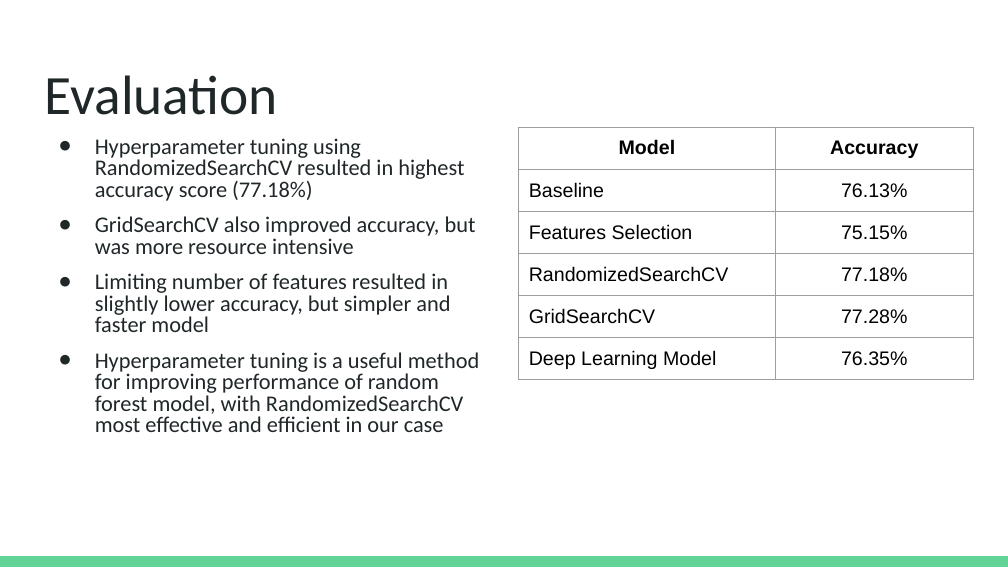
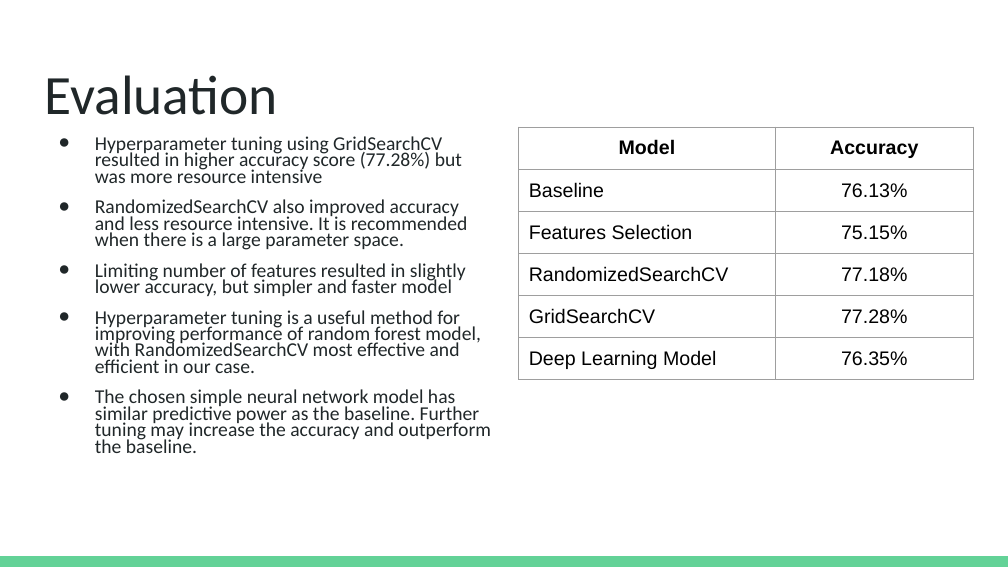
Before and after one commit to lfraccaro1/fintech_project_2, a slide deck: slide 11 of Fintech Project 2 Slides.pptx. Drawn at 1008x567 pixels with LibreOffice and Linux fonts; fonts in the diff are those of the drawing. Boxes give left, top, right and bottom in pixels: in the first picture for what was removed or moved away, otherwise in the second. Text is boxed around its words. In the diff, an @@ line names an element or a change of style, - is before the commit and + after.

```diff
--- a/Fintech Project 2 Slides.pptx
+++ b/Fintech Project 2 Slides.pptx
@@ text at [95, 136, 468, 250]: text changed; size 15.9 to 14 pt @@
-● Hyperparameter tuning using RandomizedSearchCV resulted in highest accuracy score (77.18%)
-● GridSearchCV also improved accuracy, but was more resource intensive
+● Hyperparameter tuning using GridSearchCV resulted in higher accuracy score (77.28%) but was more resource intensive
+● RandomizedSearchCV also improved accuracy and less resource intensive. It is recommended when there is a large parameter space.
@@ text at [95, 263, 466, 296]: size 15.9 to 14 pt in "Limiting number of features resulted in slightly ..."; line spacing 0.8 to 0.7 @@
@@ text at [95, 310, 490, 453]: text changed; size 15.9 to 14 pt @@
-● Hyperparameter tuning is a useful method for improving performance of random forest model, with RandomizedSearchCV most effective and efficient in our case
+● Hyperparameter tuning is a useful method for improving performance of random forest model, with RandomizedSearchCV most effective and efficient in our case.
+● The chosen simple neural network model has similar predictive power as the baseline. Further tuning may increase the accuracy and outperform the baseline.
```
Also in this commit, not shown: 3 other slides changed, 2 other files.
